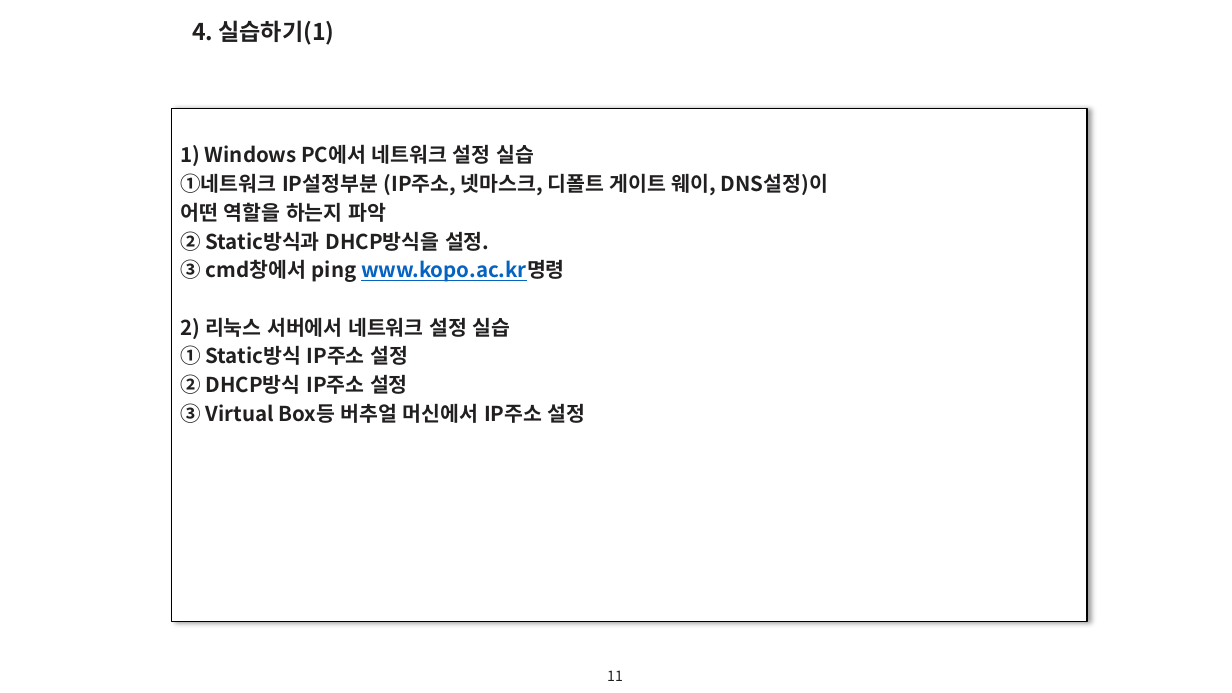
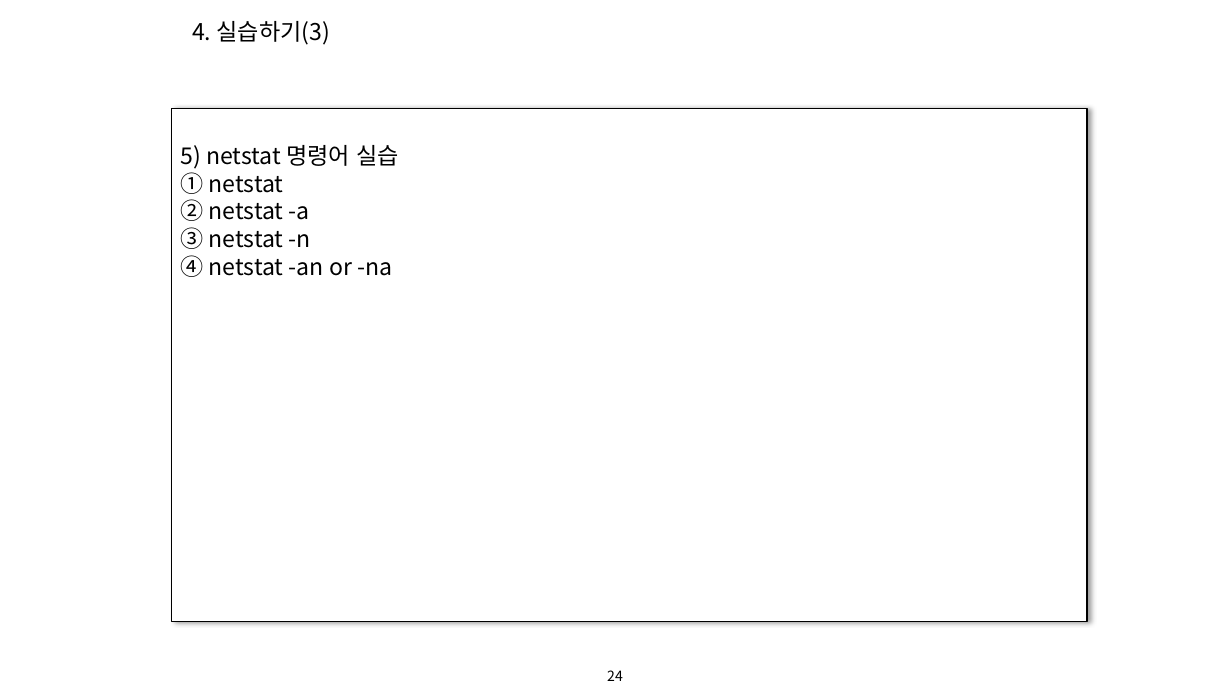
Before and after one commit to blueduckgraymouse/KOPO_SoftwareCoding, a slide deck: slide 24 of 리눅스 프로그래밍 수업/7강/35_임현덕_20220411.pptx (slide 11 before the commit). Drawn at 1232x693 pixels with LibreOffice and Linux fonts; fonts in the diff are those of the drawing. Boxes give left, top, right and bottom in pixels: in the first picture for what was removed or moved away, otherwise in the second. Text is boxed around its words. In the diff, an @@ line names an element or a change of style, - is before the commit and + after.

```diff
--- a/리눅스 프로그래밍 수업/7강/35_임현덕_20220411.pptx
+++ b/리눅스 프로그래밍 수업/7강/35_임현덕_20220411.pptx
@@ text at (x1=192, y1=21, x2=330, y2=45): text changed; text colour #221F1F to #000000; bold off @@
-4. 실습하기(1)
+4. 실습하기(3)
@@ text in rectangle at (x1=181, y1=145, x2=400, y2=277): text changed; size 16 to 18 pt; text colour #221F1F to #000000; bold off @@
-1) Windows PC에서 네트워크 설정 실습
-①네트워크 IP설정부분 (IP주소, 넷마스크, 디폴트 게이트 웨이, DNS설정)이
-어떤 역할을 하는지 파악
-② Static방식과 DHCP방식을 설정.
-③ cmd창에서 ping www.kopo.ac.kr명령
-2) 리눅스 서버에서 네트워크 설정 실습
-① Static방식 IP주소 설정
-② DHCP방식 IP주소 설정
-③ Virtual Box등 버추얼 머신에서 IP주소 설정
+5) netstat 명령어 실습
+① netstat
+② netstat -a
+③ netstat -n
+④ netstat -an or -na
@@ page number at (x1=607, y1=670, x2=623, y2=681): text changed; text colour #221F1F to #000000 @@
-11
+24
```
Also in this commit, not shown: 1 other slide changed, 17 slides added, 3 slides removed.
